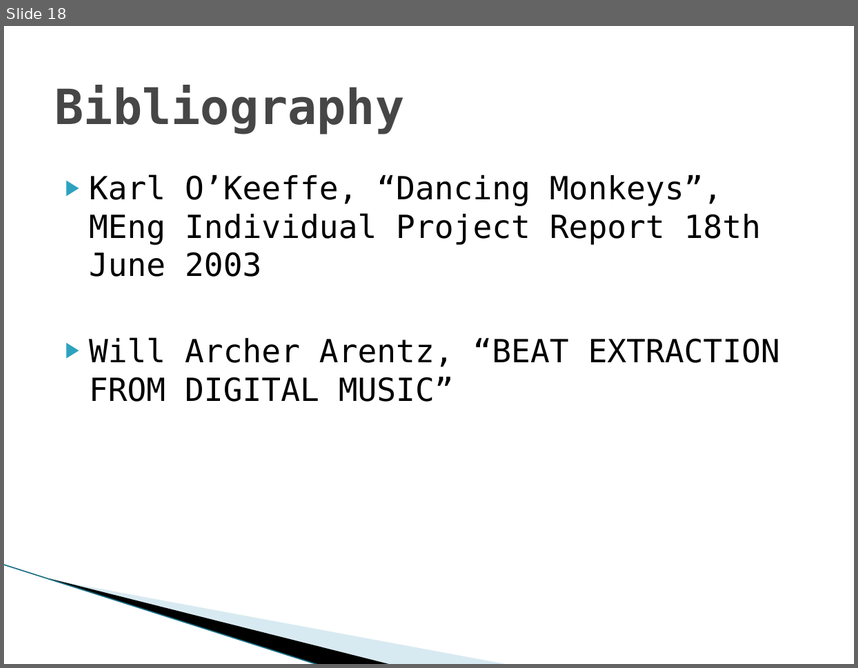
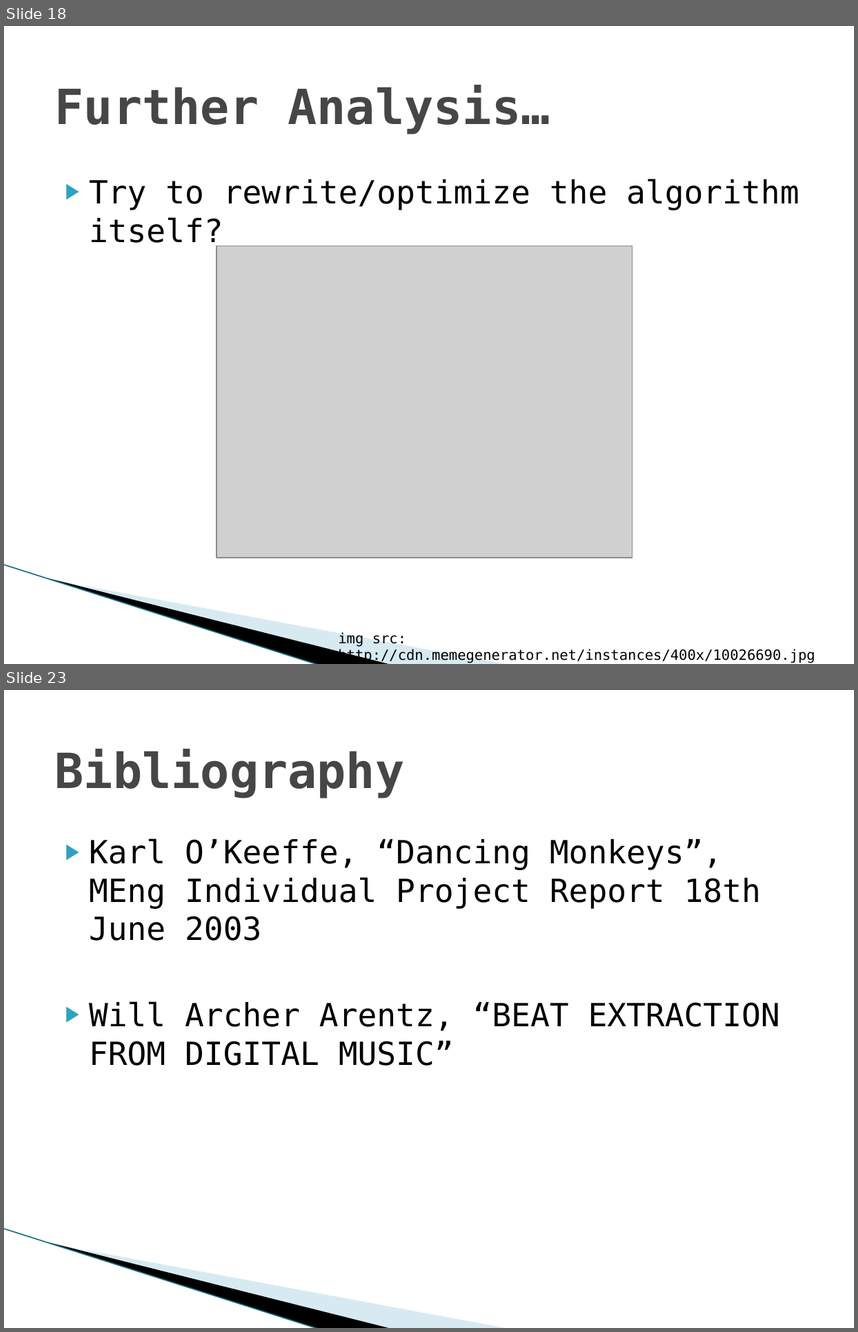
Before and after one commit to Keripo/DancingMonkeysAccelerated, a slide deck: final/presentation.pptx. Shown one above the other, each under a label of ours: slide 18 before the commit, slides 18 and 23 after it; the slides between them are not shown. The pictures are 858x668 and 858x1332 pixels, drawn with LibreOffice and Linux fonts; fonts in the diff are those of the drawing; grey boxes stand for pictures; background and template pictures are left out. Boxes give left, top, right and bottom in pixels: in the first picture for what was removed or moved away, otherwise in the second. Text is boxed around its words. In the diff, an @@ line names an element or a change of style, - is before the commit and + after.

```diff
--- a/final/presentation.pptx
+++ b/final/presentation.pptx
@@ slide 18 added at box(4, 26, 854, 664), background #FFFFFF; not listed: 3 template elements that a slide beside it also shows @@
@@ title added at box(55, 85, 550, 134), 41 pt, text #464646, bold @@
+Further Analysis…
@@ text added at box(89, 178, 799, 249), 27 pt, text #000000 @@
+▶ Try to rewrite/optimize the algorithm itself?
@@ picture added at box(217, 245, 632, 557) @@
@@ text added at box(338, 632, 815, 664), 12 pt, text #000000 @@
+img src: http://cdn.memegenerator.net/instances/400x/10026690.jpg
@@ what was slide 18 is now slide 23 @@
```
Also in this commit, not shown: 6 slides changed, 10 other slides added, 6 slides removed.
